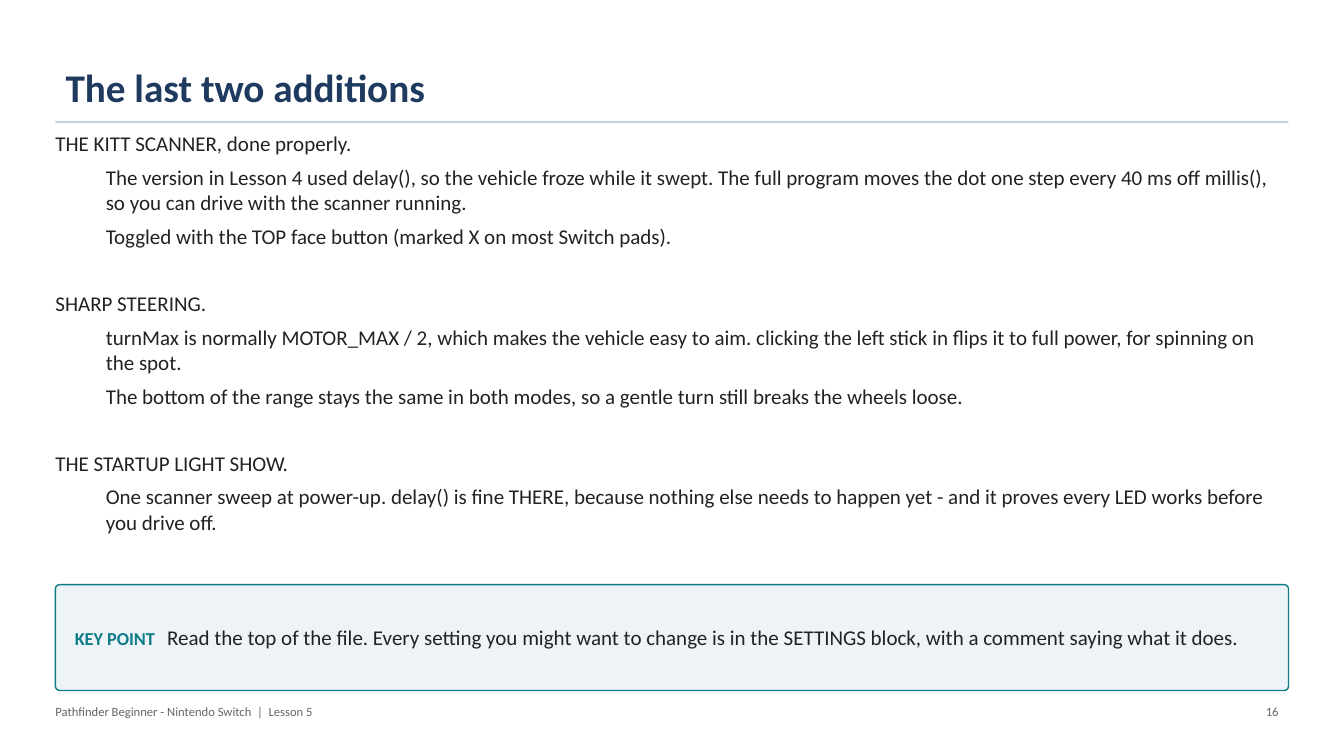
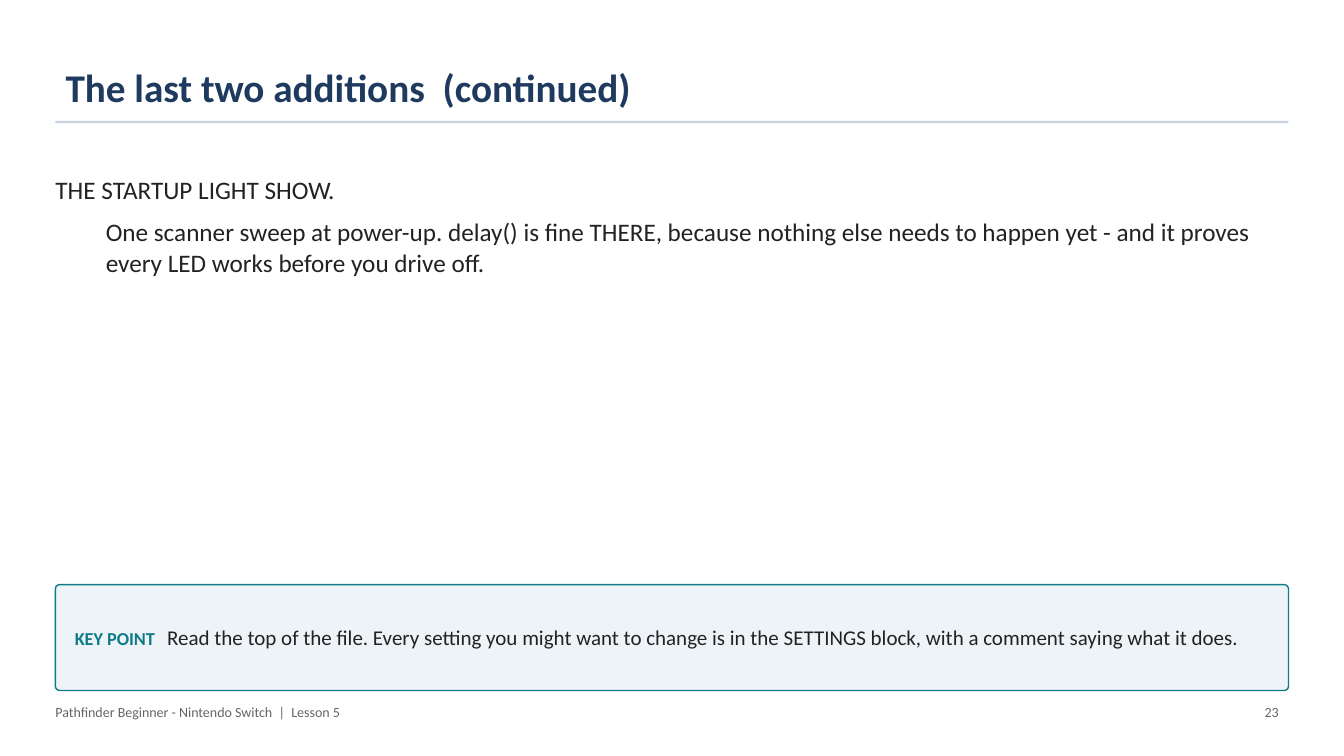
Before and after one commit to PorpoiseRobotics/porpoise-robotics, a slide deck: slide 24 of ground-vehicle/docs/courses/beginner-switch/l5_maneuvers_with_lights.pptx (slide 17 before the commit). Drawn at 1344x756 pixels with LibreOffice and Linux fonts; fonts in the diff are those of the drawing. Boxes give left, top, right and bottom in pixels: in the first picture for what was removed or moved away, otherwise in the second. Text is boxed around its words. In the diff, an @@ line names an element or a change of style, - is before the commit and + after.

```diff
--- a/ground-vehicle/docs/courses/beginner-switch/l5_maneuvers_with_lights.pptx
+++ b/ground-vehicle/docs/courses/beginner-switch/l5_maneuvers_with_lights.pptx
@@ title at [66,73,631,108]: text changed @@
-The last two additions
+The last two additions (continued)
@@ text at [55,136,1267,408]: paragraphs removed @@
-THE KITT SCANNER, done properly.
-  The version in Lesson 4 used delay(), so the vehicle froze while it swept. The full program moves the dot one step every 40 ms off millis(), so you can drive with the scanner running.
-  Toggled with the TOP face button (marked X on most Switch pads).
-SHARP STEERING.
-  turnMax is normally MOTOR_MAX / 2, which makes the vehicle easy to aim. clicking the left stick in flips it to full power, for spinning on the spot.
-  The bottom of the range stays the same in both modes, so a gentle turn still breaks the wheels loose.
@@ text "THE STARTUP LIGHT SHOW." at [55,182,1249,276]: size 15 to 18 pt; more space between paragraphs @@
@@ text "Pathfinder Beginner - Nintendo Switch ..." at [55,707,340,720]: size 9 to 10 pt @@
@@ text at [1265,708,1279,717]: text changed; size 9 to 10 pt @@
-16
+23
```
Also in this commit, not shown: 21 other slides changed, 13 slides added, 17 other files.
